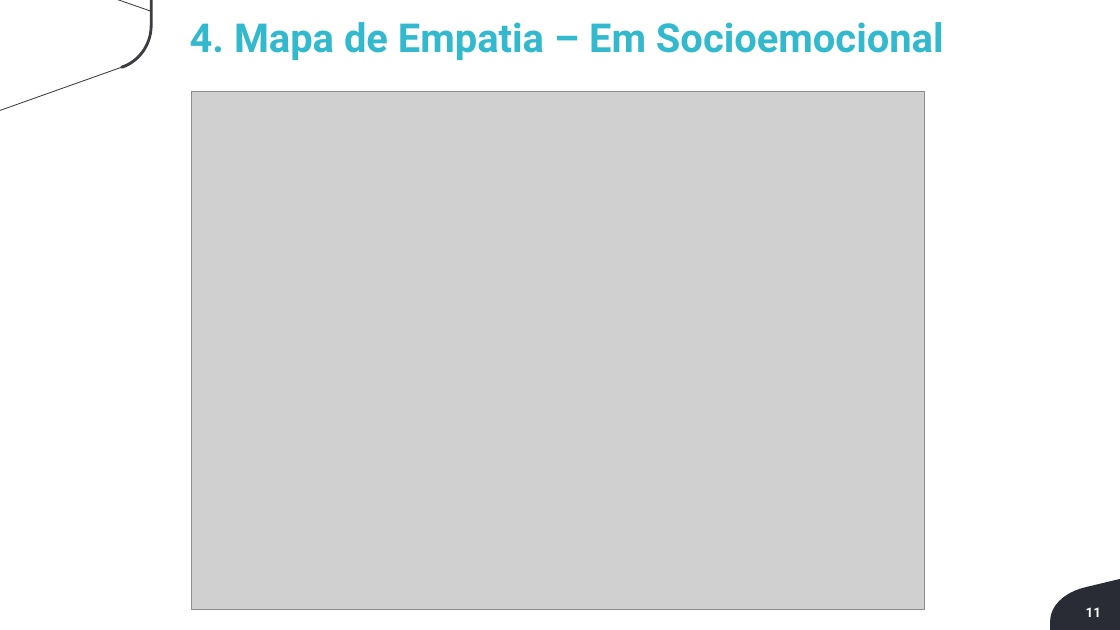
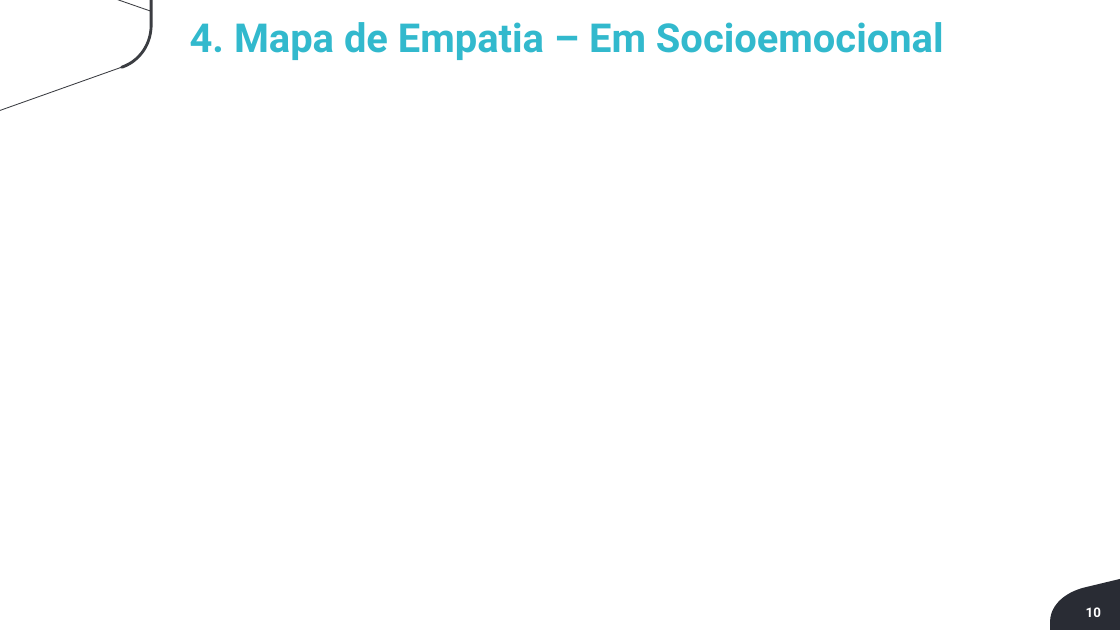
Before and after one commit to fekling/Knowu-Grupo5, a slide deck: slide 10 of Documentação/Sprint 1 - Entregavel do Projeto - v2 - Aluno-1.pptx (slide 11 before the commit). Drawn at 1120x630 pixels with LibreOffice and Linux fonts; fonts in the diff are those of the drawing; grey boxes stand for pictures; background and template pictures are left out. Boxes give left, top, right and bottom in pixels: in the first picture for what was removed or moved away, otherwise in the second. Text is boxed around its words. In the diff, an @@ line names an element or a change of style, - is before the commit and + after.

```diff
--- a/Documentação/Sprint 1 - Entregavel do Projeto - v2 - Aluno-1.pptx
+++ b/Documentação/Sprint 1 - Entregavel do Projeto - v2 - Aluno-1.pptx
@@ freeform shape at [0,0,152,111]: outline redrawn @@
@@ picture removed at [192,91,925,610] @@
@@ page number at [1086,607,1101,617]: text changed @@
-11
+10
```
Also in this commit, not shown: 11 other slides changed, 1 slide removed, 2 other files.
